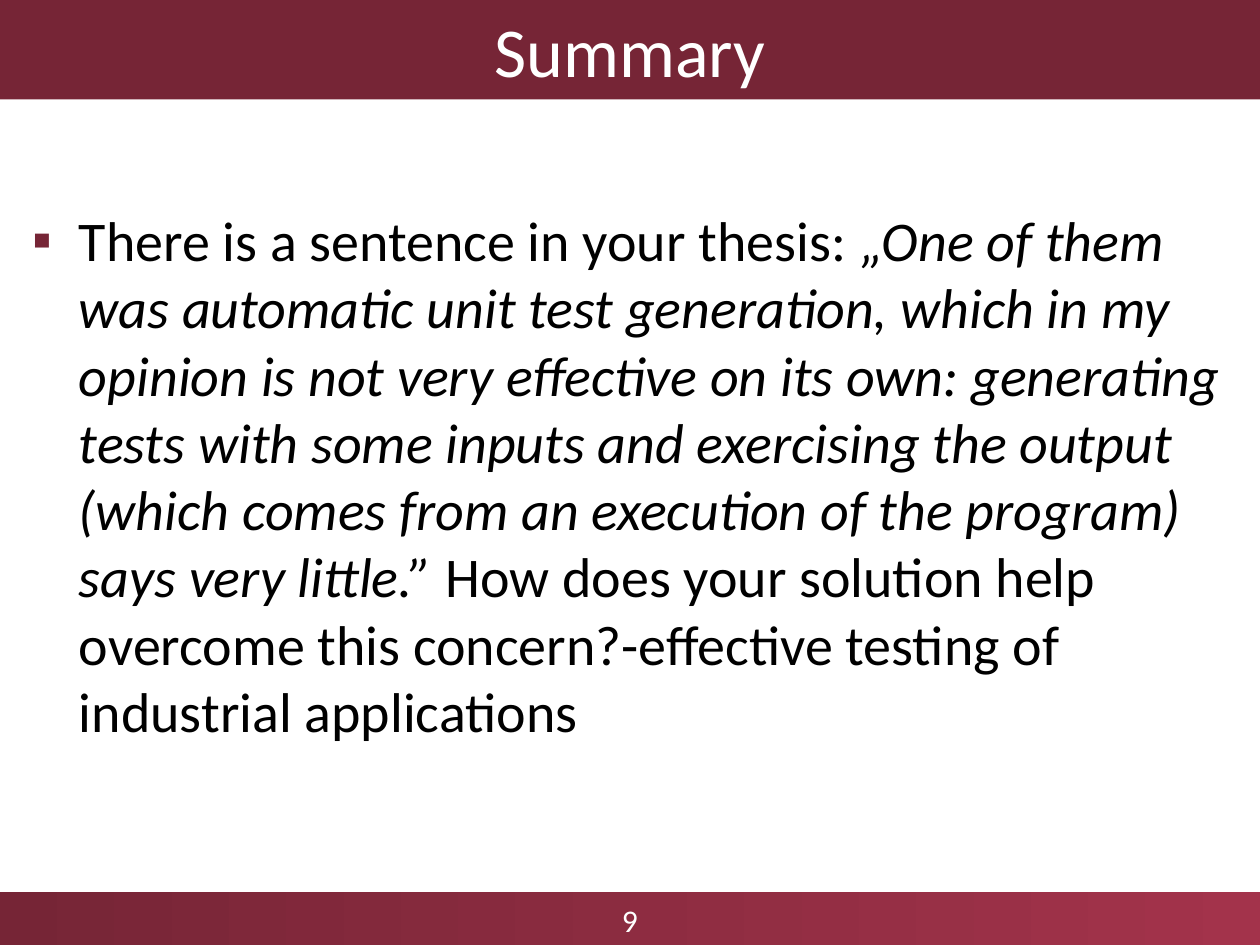
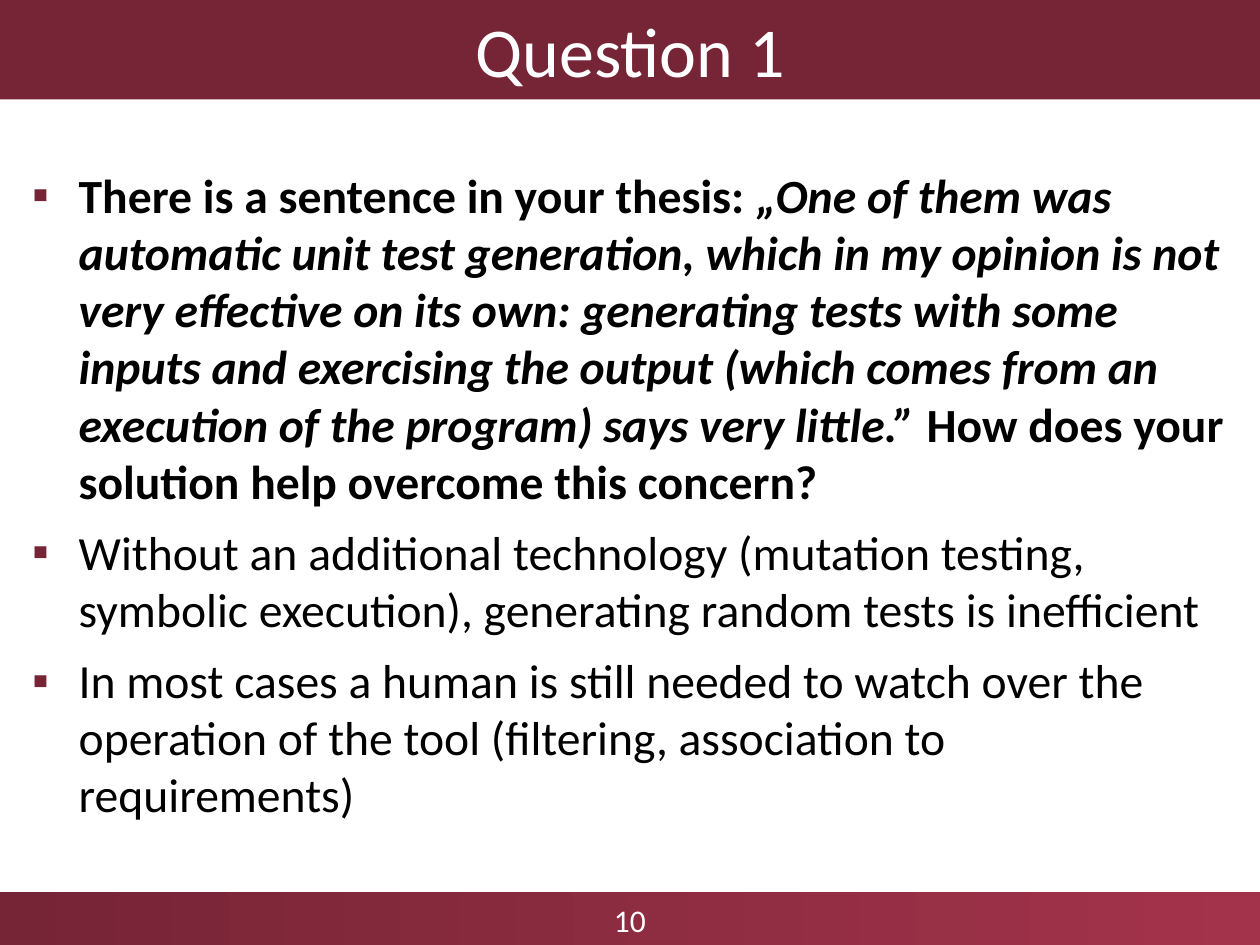
Before and after one commit to aronszabo/thesis-labview-testing, a slide deck: slide 10 of ftsrg-presentation.ppt. Drawn at 1260x945 pixels with LibreOffice and Linux fonts; fonts in the diff are those of the drawing; background and template pictures are left out. Boxes give left, top, right and bottom in pixels: in the first picture for what was removed or moved away, otherwise in the second. Text is boxed around its words. In the diff, an @@ line names an element or a change of style, - is before the commit and + after.

Commit message:
Updated presentation

```diff
--- a/ftsrg-presentation.ppt
+++ b/ftsrg-presentation.ppt
@@ title at bbox=[475, 28, 784, 87]: text changed @@
-Summary
+Question 1
@@ text at bbox=[79, 179, 1223, 820]: text changed; size 32 to 27.2 pt; bold on; italic off @@
-▪ There is a sentence in your thesis: „One of them was automatic unit test generation, which in my opinion is not very effective on its own: generating tests with some inputs and exercising the output (which comes from an execution of the program) says very little.” How does your solution help overcome this concern?-effective testing of industrial applications
+▪ There is a sentence in your thesis: „One of them was automatic unit test generation, which in my opinion is not very effective on its own: generating tests with some inputs and exercising the output (which comes from an execution of the program) says very little.” How does your solution help overcome this concern?
+▪ Without an additional technology (mutation testing, symbolic execution), generating random tests is inefficient
+▪ In most cases a human is still needed to watch over the operation of the tool (filtering, association to requirements)
@@ text at bbox=[614, 911, 646, 932]: text changed @@
-9
+10
```
Also in this commit, not shown: 4 other slides changed, 1 other file.
